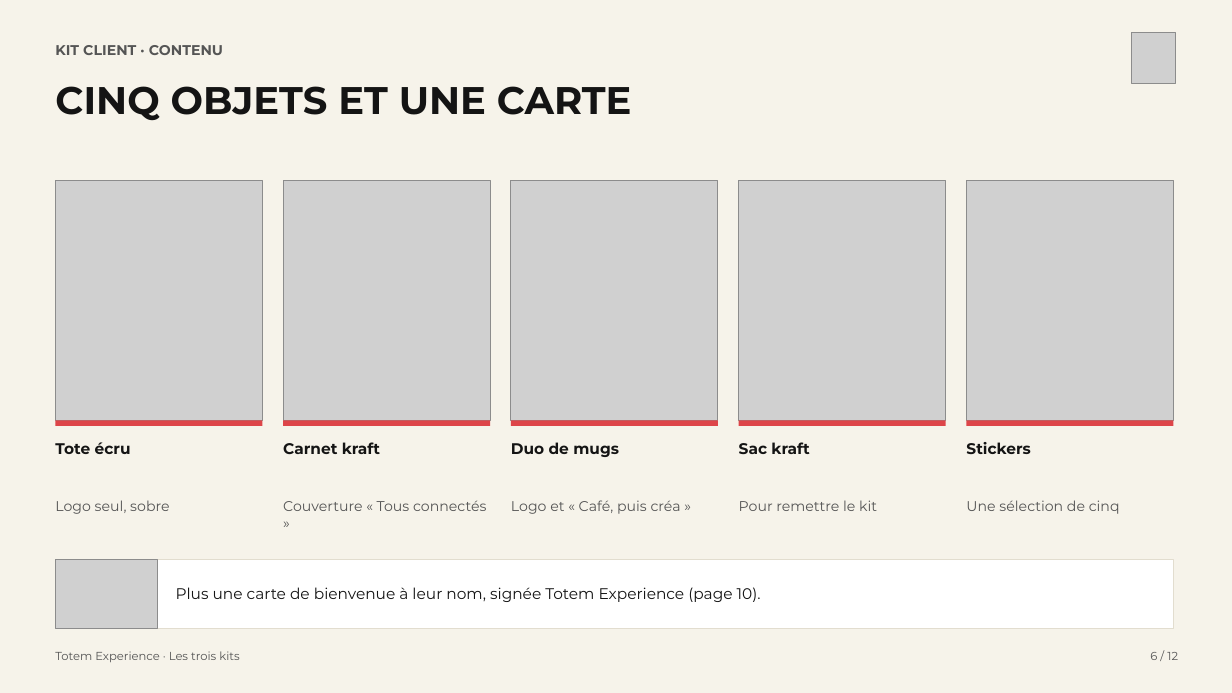
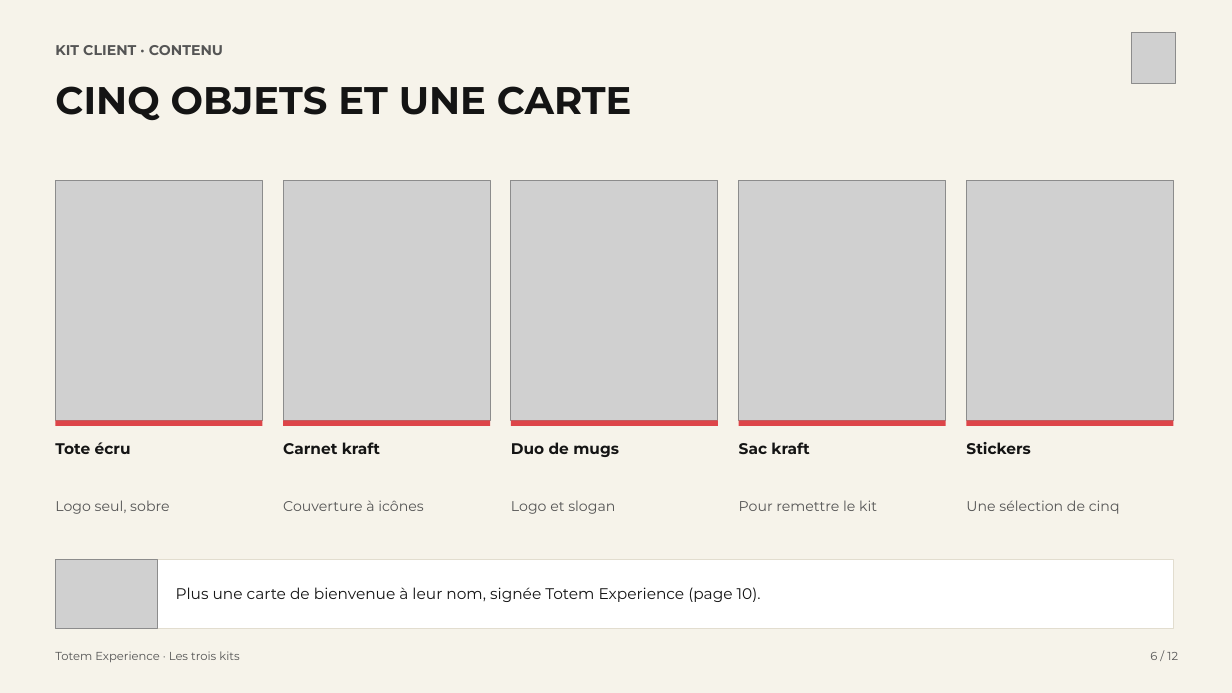
Before and after one commit to leslita06/fatima-unifood-fictif, a slide deck: slide 6 of totem/2026-10-24_totem-experience_les-trois-kits.pptx. Drawn at 1232x693 pixels with LibreOffice and Linux fonts; fonts in the diff are those of the drawing; grey boxes stand for pictures. Boxes give left, top, right and bottom in pixels: in the first picture for what was removed or moved away, otherwise in the second. Text is boxed around its words. In the diff, an @@ line names an element or a change of style, - is before the commit and + after.

```diff
--- a/totem/2026-10-24_totem-experience_les-trois-kits.pptx
+++ b/totem/2026-10-24_totem-experience_les-trois-kits.pptx
@@ text at box(283, 500, 424, 511): text changed @@
-Couverture « Tous connectés »
+Couverture à icônes
@@ text at box(511, 500, 615, 514): text changed @@
-Logo et « Café, puis créa »
+Logo et slogan
```
Also in this commit, not shown: 6 other slides changed.
